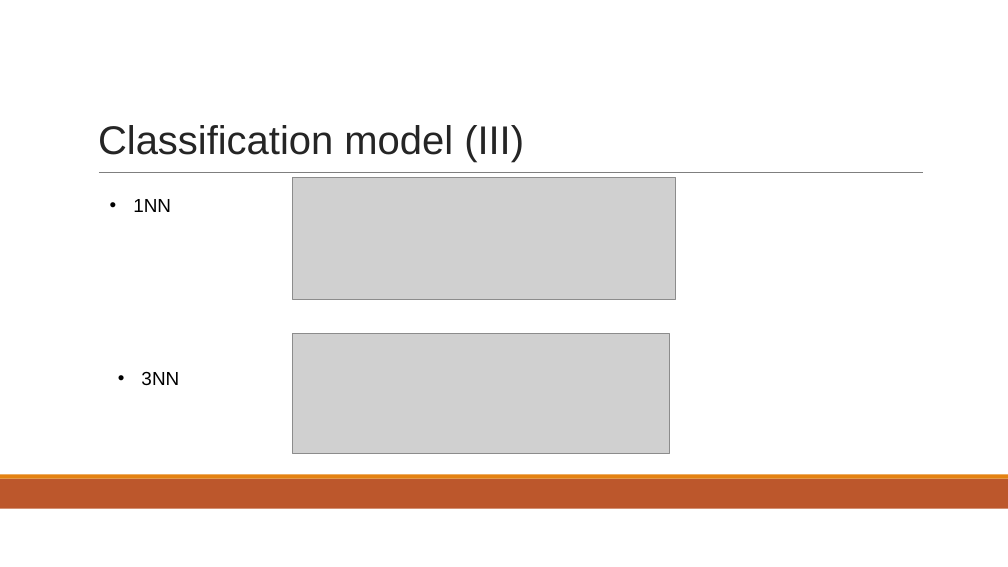
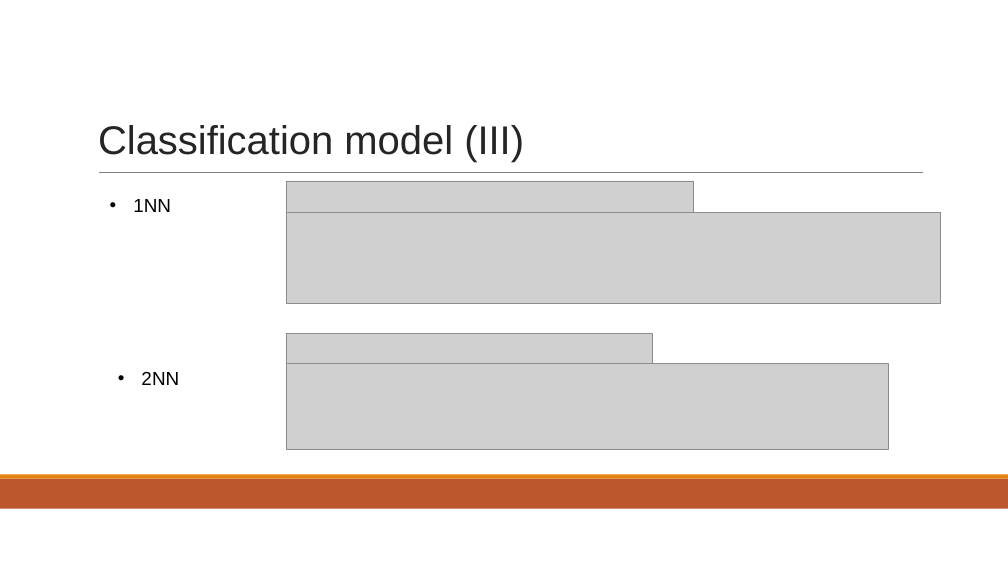
Before and after one commit to Geghi/DMML-Project, a slide deck: slide 9 of documentation/presentazione/presentazione.pptx. Drawn at 1008x567 pixels with LibreOffice and Linux fonts; fonts in the diff are those of the drawing; grey boxes stand for pictures. Boxes give left, top, right and bottom in pixels: in the first picture for what was removed or moved away, otherwise in the second. Text is boxed around its words. In the diff, an @@ line names an element or a change of style, - is before the commit and + after.

```diff
--- a/documentation/presentazione/presentazione.pptx
+++ b/documentation/presentazione/presentazione.pptx
@@ picture removed at (293, 178, 675, 299) @@
@@ picture added at (287, 181, 693, 212) @@
@@ picture added at (287, 212, 941, 303) @@
@@ picture added at (287, 333, 652, 364) @@
@@ text at (141, 371, 179, 385): text changed @@
-• 3NN
+• 2NN
@@ picture: place and size @@
-picture at (293, 334, 670, 454)
+picture at (287, 363, 889, 449)
```
Also in this commit, not shown: 4 other slides changed, 37 other files.
